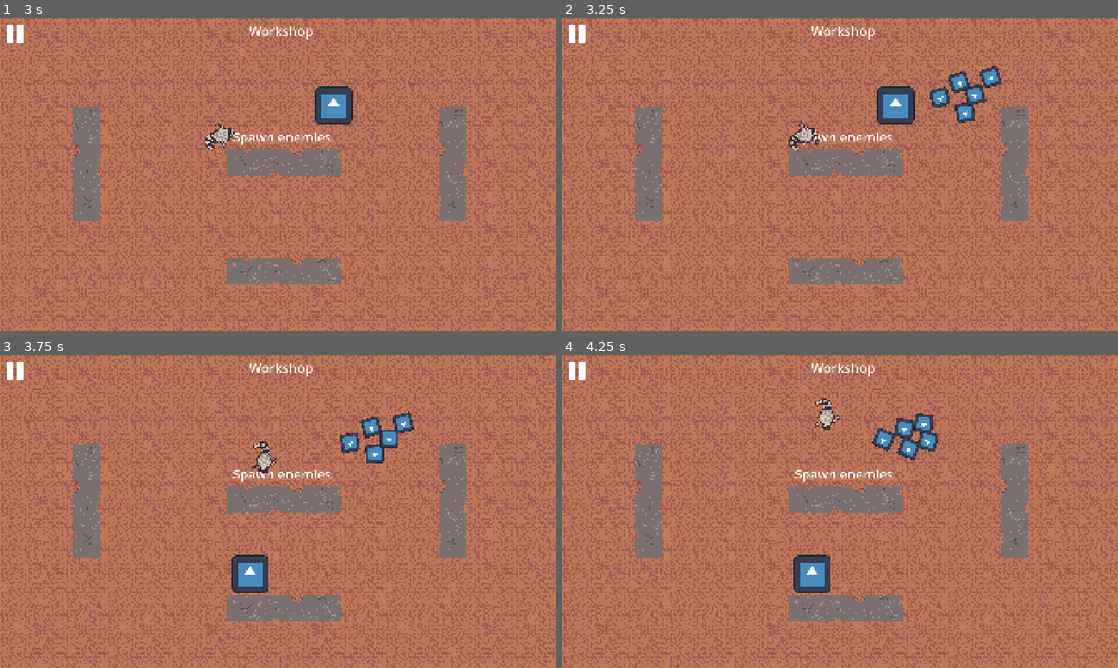
Above: before the commit, frames 1-4 (two rows, left to right).
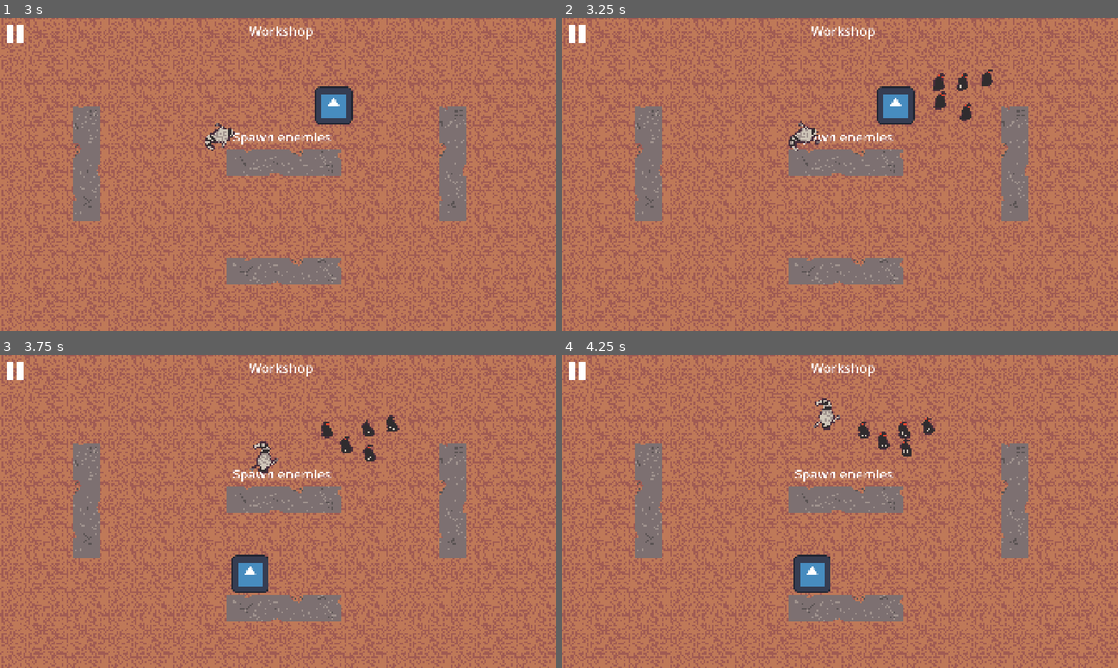
Above: after the commit, the same moments.

Repository: MagmutC3/418GC
Game: Godot game, scene res://Scenes/MainMenu/MainMenu.tscn
Two runs of this game, one before a commit and one after it. Both use one fixed random seed, a clock stepped at 60 frames per second and the inputs below. The engine's default icon, where the game draws it, is replaced by a stand-in: a white triangle on a blue panel in a dark square. Sound files missing from this copy of the repository are replaced by a short silence.
Inputs (mouse positions are in pixels of both pictures, inside the frame that each line leads up to):
- Up to frame 1 (3 s): click "Start" at 0.5 s; tap Enter (ui_accept) at 1.25, 1.52, 2.27 s; move the mouse to (400, 158) at 1.27 s; hold Right (ui_right) 1.28-2.03 s; click (400, 158) at 1.35 s; move the mouse to (166, 190) at 2.02 s; hold Down (ui_down) 2.03-2.78 s; tap 1 at 2.1 s; move the mouse to (333, 105) at 2.77 s; hold Right (ui_right) from 2.78 s (still down); tap 2 at 2.85 s
- Up to frame 2 (3.25 s): keep holding Right (ui_right)
- Up to frame 3 (3.75 s): move the mouse to (250, 574) at 3.52 s; release Right (ui_right) at 3.53 s; hold Up (ui_up) from 3.53 s (still down); tap 3 at 3.6 s
- Up to frame 4 (4.25 s): keep holding Up (ui_up); tap Enter (ui_accept) at 3.77 s

Frame 1 is identical in both runs. In frame 2, 1.0% of the frame differs, in the area x 66-79%, y 15-34%; in frame 3, 1.1%, in the area x 57-75%, y 18-35%; in frame 4, 1.0%.

Commit message:
add enemy sprites

Diff:
--- a/Objects/Enemy/Enemy.tscn
+++ b/Objects/Enemy/Enemy.tscn
@@ -1,10 +1,94 @@
-[gd_scene load_steps=4 format=3 uid="uid://di51071gnb1ro"]
+[gd_scene load_steps=16 format=3 uid="uid://di51071gnb1ro"]
 
+[ext_resource type="Texture2D" uid="uid://45qmwcnbocb4" path="res://images/enemies/gigaworek.png" id="2_8je80"]
 [ext_resource type="Script" uid="uid://ccp0mk11pc5nd" path="res://Objects/Enemy/movement_behaviour.gd" id="2_106yf"]
-[ext_resource type="Texture2D" uid="uid://bghlf5yi20pxk" path="res://icon.svg" id="3_8je80"]
+[ext_resource type="Texture2D" uid="uid://g4qt1nnr4hh5" path="res://images/enemies/worek_zwykly.png" id="3_106yf"]
 
 [sub_resource type="RectangleShape2D" id="RectangleShape2D_711mf"]
-size = Vector2(105, 103)
+size = Vector2(129, 124)
+
+[sub_resource type="AtlasTexture" id="AtlasTexture_711mf"]
+atlas = ExtResource("2_8je80")
+region = Rect2(0, 0, 32, 32)
+
+[sub_resource type="AtlasTexture" id="AtlasTexture_w3d0v"]
+atlas = ExtResource("2_8je80")
+region = Rect2(32, 0, 32, 32)
+
+[sub_resource type="AtlasTexture" id="AtlasTexture_lm85r"]
+atlas = ExtResource("2_8je80")
+region = Rect2(64, 0, 32, 32)
+
+[sub_resource type="AtlasTexture" id="AtlasTexture_23g6a"]
+atlas = ExtResource("2_8je80")
+region = Rect2(96, 0, 32, 32)
+
+[sub_resource type="AtlasTexture" id="AtlasTexture_hm477"]
+atlas = ExtResource("2_8je80")
+region = Rect2(128, 0, 32, 32)
+
+[sub_resource type="AtlasTexture" id="AtlasTexture_p7xrw"]
+atlas = ExtResource("2_8je80")
+region = Rect2(160, 0, 32, 32)
+
+[sub_resource type="AtlasTexture" id="AtlasTexture_8je80"]
+atlas = ExtResource("3_106yf")
+region = Rect2(0, 0, 32, 32)
+
+[sub_resource type="AtlasTexture" id="AtlasTexture_2r3xr"]
+atlas = ExtResource("3_106yf")
+region = Rect2(128, 0, 32, 32)
+
+[sub_resource type="AtlasTexture" id="AtlasTexture_5qfgu"]
+atlas = ExtResource("3_106yf")
+region = Rect2(160, 0, 32, 32)
+
+[sub_resource type="AtlasTexture" id="AtlasTexture_1fvtn"]
+atlas = ExtResource("3_106yf")
+region = Rect2(192, 0, 32, 32)
+
+[sub_resource type="SpriteFrames" id="SpriteFrames_n0lrt"]
+animations = [{
+"frames": [{
+"duration": 1.0,
+"texture": SubResource("AtlasTexture_711mf")
+}, {
+"duration": 1.0,
+"texture": SubResource("AtlasTexture_w3d0v")
+}, {
+"duration": 1.0,
+"texture": SubResource("AtlasTexture_lm85r")
+}, {
+"duration": 1.0,
+"texture": SubResource("AtlasTexture_23g6a")
+}, {
+"duration": 1.0,
+"texture": SubResource("AtlasTexture_hm477")
+}, {
+"duration": 1.0,
+"texture": SubResource("AtlasTexture_p7xrw")
+}],
+"loop": true,
+"name": &"bigguy",
+"speed": 5.0
+}, {
+"frames": [{
+"duration": 1.0,
+"texture": SubResource("AtlasTexture_8je80")
+}, {
+"duration": 1.0,
+"texture": SubResource("AtlasTexture_2r3xr")
+}, {
+"duration": 1.0,
+"texture": SubResource("AtlasTexture_5qfgu")
+}, {
+"duration": 1.0,
+"texture": SubResource("AtlasTexture_1fvtn")
+}],
+"loop": true,
+"name": &"default",
+"speed": 5.0
+}]
 
 [node name="Enemy" type="CharacterBody2D"]
 collision_layer = 4
@@ -12,10 +96,13 @@
 script = ExtResource("2_106yf")
 
 [node name="CollisionShape2D" type="CollisionShape2D" parent="."]
-position = Vector2(0.5, -1.5)
+position = Vector2(1.5, -4)
 shape = SubResource("RectangleShape2D_711mf")
 
-[node name="Sprite2D" type="Sprite2D" parent="."]
-texture = ExtResource("3_8je80")
+[node name="Sprite2D" type="AnimatedSprite2D" parent="."]
+texture_filter = 1
+position = Vector2(1.0000019, -1.9073486e-06)
+scale = Vector2(5.21875, 5.119345)
+sprite_frames = SubResource("SpriteFrames_n0lrt")
 
 [node name="NavigationAgent2D" type="NavigationAgent2D" parent="."]
--- a/Objects/Enemy/movement_behaviour.gd
+++ b/Objects/Enemy/movement_behaviour.gd
@@ -3,10 +3,16 @@
 @export var speed: float = 200
 
 @onready var agent: NavigationAgent2D = $NavigationAgent2D
+@onready var animated_sprite = $Sprite2D
 var player: Node2D
-
+func choose_variant():
+	if randf() > 0.9:
+		animated_sprite.play("bigguy")
+	else:
+		animated_sprite.play("default")
 func _ready() -> void:
 	# Find player through group
+	choose_variant()
 	var players = get_tree().get_nodes_in_group("PLAYER")
 	if players.size() > 0:
 		player = players[0]
@@ -36,4 +42,9 @@
 
 	# Rotate toward movement direction
 	if velocity.length() > 1:
-		rotation = velocity.angle()
+	# If moving left (negative X), flip the sprite
+		if velocity.x < 0:
+			animated_sprite.flip_h = false
+	# If moving right (positive X), un-flip it
+		elif velocity.x > 0:
+			animated_sprite.flip_h = true
Binary file added: images/enemies/gigaworek.png
Not shown, added: images/enemies/gigaworek.png.import
Binary file added: images/enemies/worek_zwykly.png
Not shown, added: images/enemies/worek_zwykly.png.import
